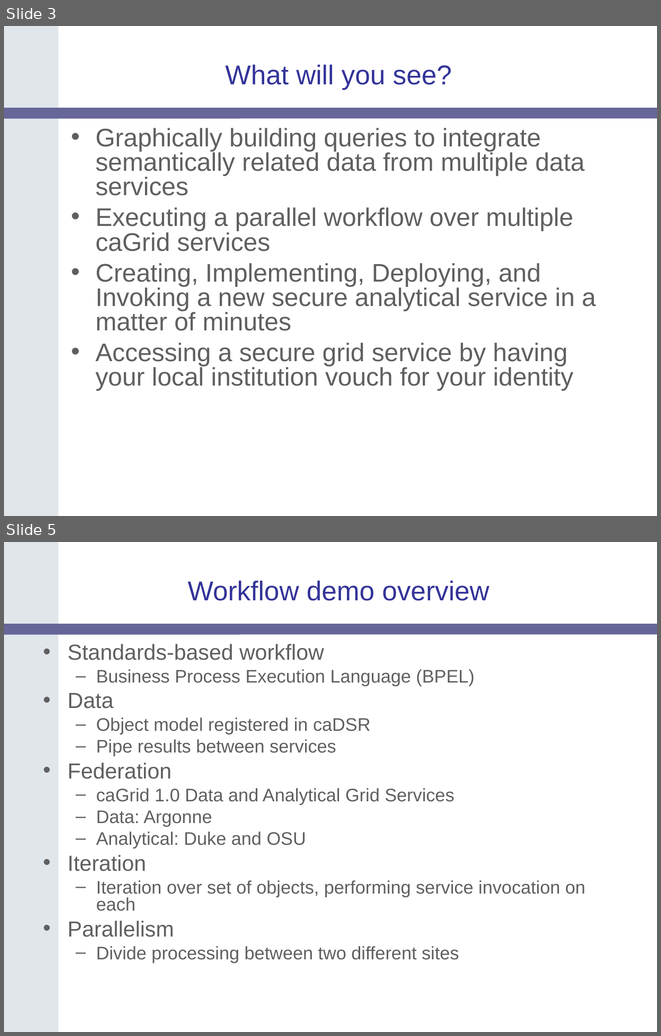
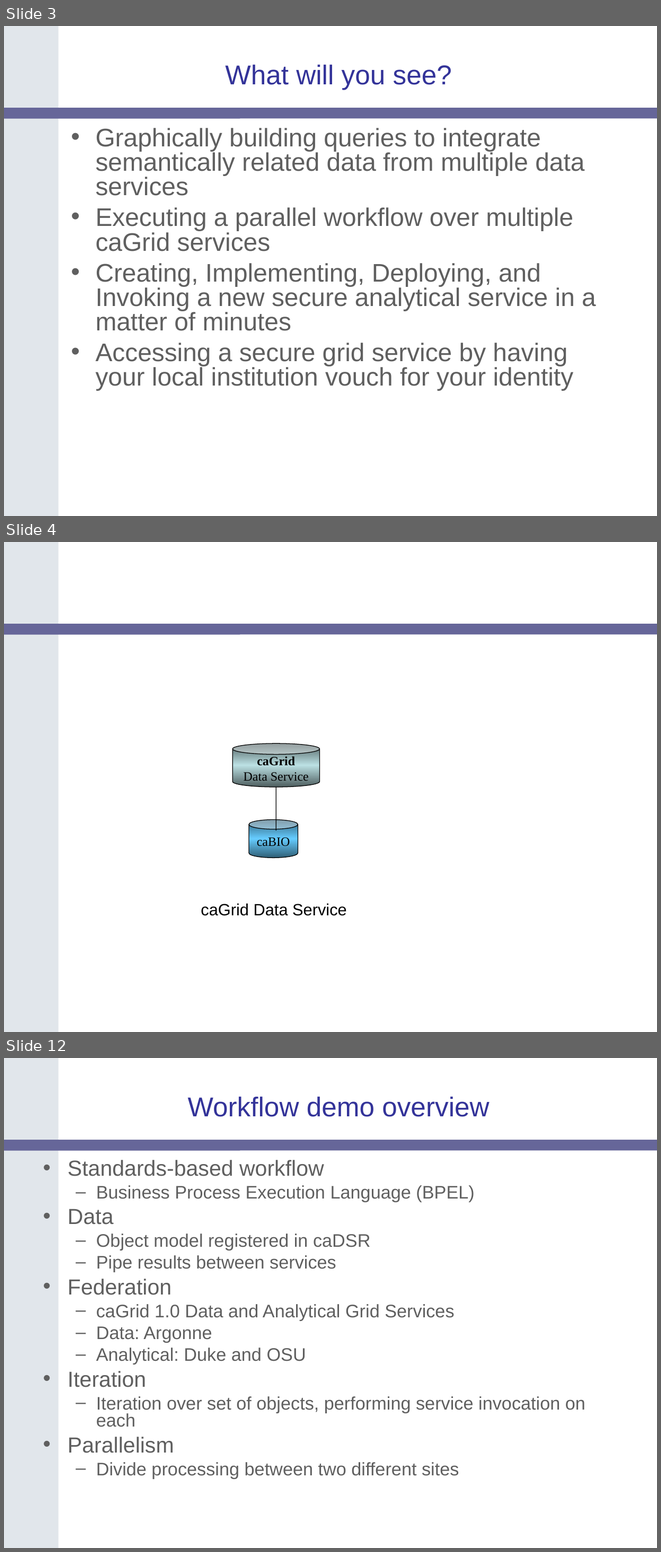
Before and after one commit to NCIP/cagrid-portal, a slide deck: cagrid-1-0/Documentation/presentations/200604_AnnualMeeting/caGrid-1.0-Demo.ppt. Shown one above the other, each under a label of ours: slides 3 and 5 before the commit, slides 3, 4 and 12 after it; the slides between them are not shown. The pictures are 661x1036 and 661x1552 pixels, drawn with LibreOffice and Linux fonts; fonts in the diff are those of the drawing; background and template pictures are left out. Boxes give left, top, right and bottom in pixels: in the first picture for what was removed or moved away, otherwise in the second. Text is boxed around its words. In the diff, an @@ line names an element or a change of style, - is before the commit and + after.

```diff
--- a/cagrid-1-0/Documentation/presentations/200604_AnnualMeeting/caGrid-1.0-Demo.ppt
+++ b/cagrid-1-0/Documentation/presentations/200604_AnnualMeeting/caGrid-1.0-Demo.ppt
@@ slide 4 added at <box>4,542,657,1032</box>, background #FFFFFF; not listed: 2 template elements that a slide beside it also shows @@
@@ cylinder added at <box>232,743,319,787</box>, fill gradient #4E5E5F to #BBE0E3, outline #000000 0.74 pt, 14 pt, text #000000 @@
+caGrid
+Data Service
@@ line added from (276, 787) to (276, 831), #000000 0.74 pt @@
@@ cylinder added at <box>249,820,298,857</box>, fill gradient #2F5E75 to #66CCFF, outline #000000 0.74 pt, 14 pt, text #000000 @@
+caBIO
@@ text added at <box>201,903,347,916</box>, 18 pt, text #000000 @@
+caGrid Data Service
@@ what was slide 5 is now slide 12 @@
```
Also in this commit, not shown: 2 slides changed, 7 other slides added, 1 slide removed.
